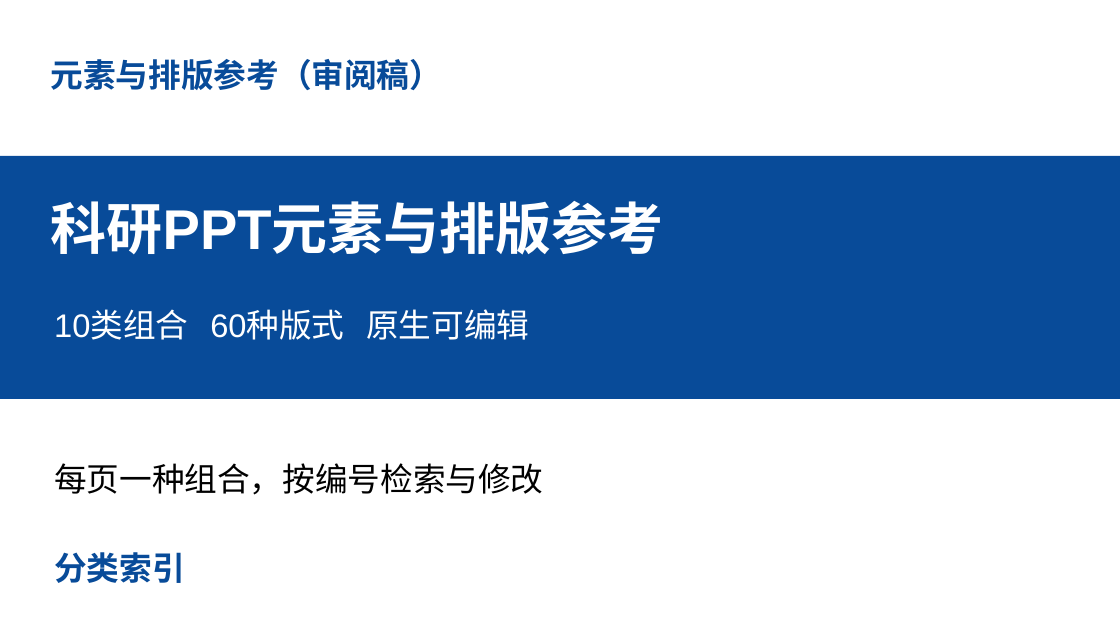
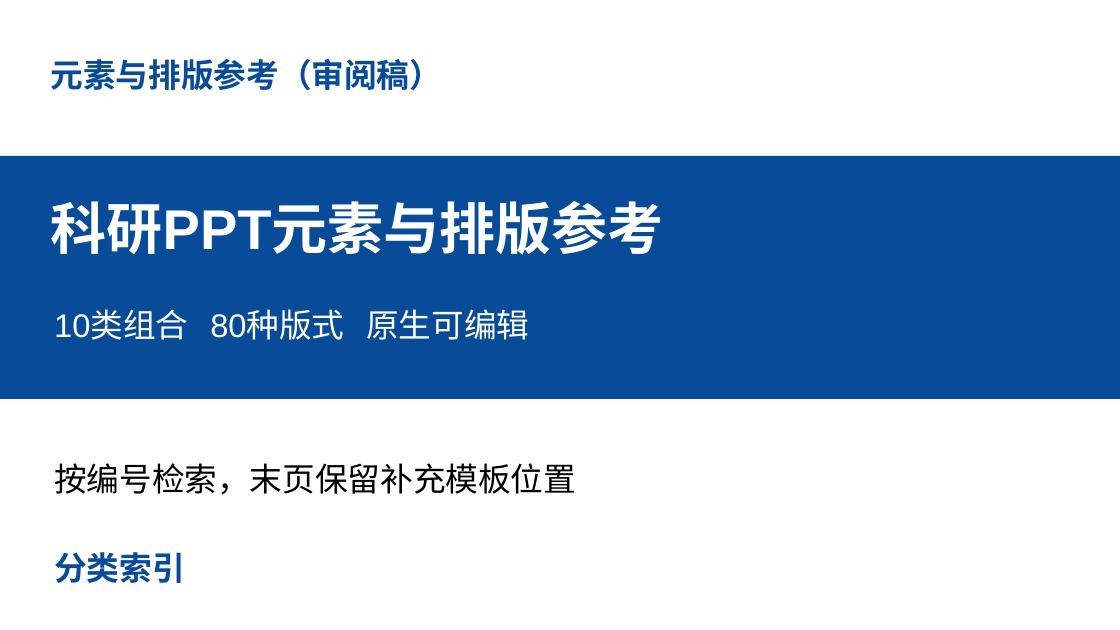
Before and after one commit to realihang/academic-ppt-skill, a slide deck: slide 1 of assets/element-reference.pptx. Drawn at 1120x630 pixels with LibreOffice and Linux fonts; fonts in the diff are those of the drawing. Boxes give left, top, right and bottom in pixels: in the first picture for what was removed or moved away, otherwise in the second. Text is boxed around its words. In the diff, an @@ line names an element or a change of style, - is before the commit and + after.

```diff
--- a/assets/element-reference.pptx
+++ b/assets/element-reference.pptx
@@ text at box(54, 309, 529, 340): text changed @@
-10类组合 60种版式 原生可编辑
+10类组合 80种版式 原生可编辑
@@ text at box(54, 463, 576, 495): text changed @@
-每页一种组合，按编号检索与修改
+按编号检索，末页保留补充模板位置
```
Also in this commit, not shown: 6 other slides changed, 22 slides added, 13 other files.
